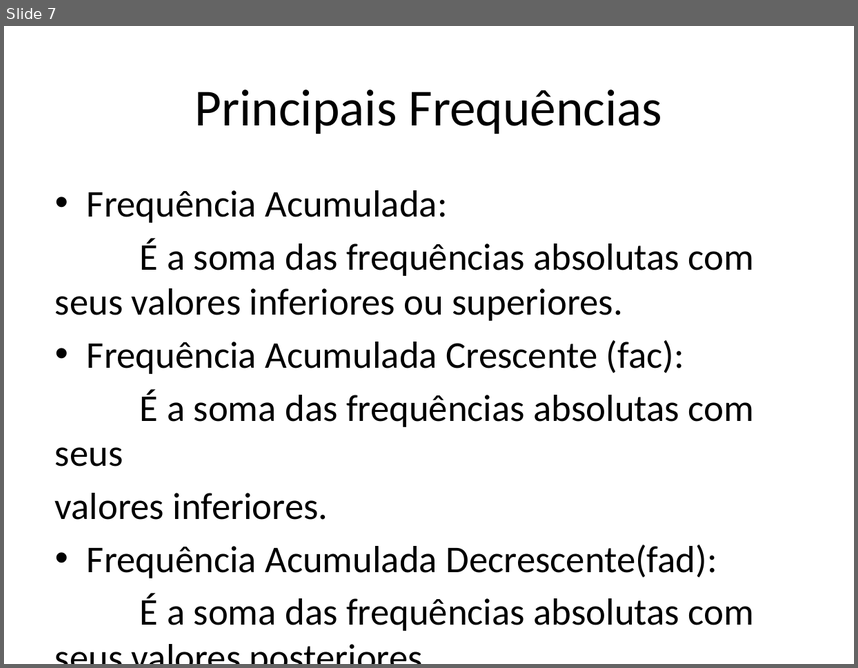
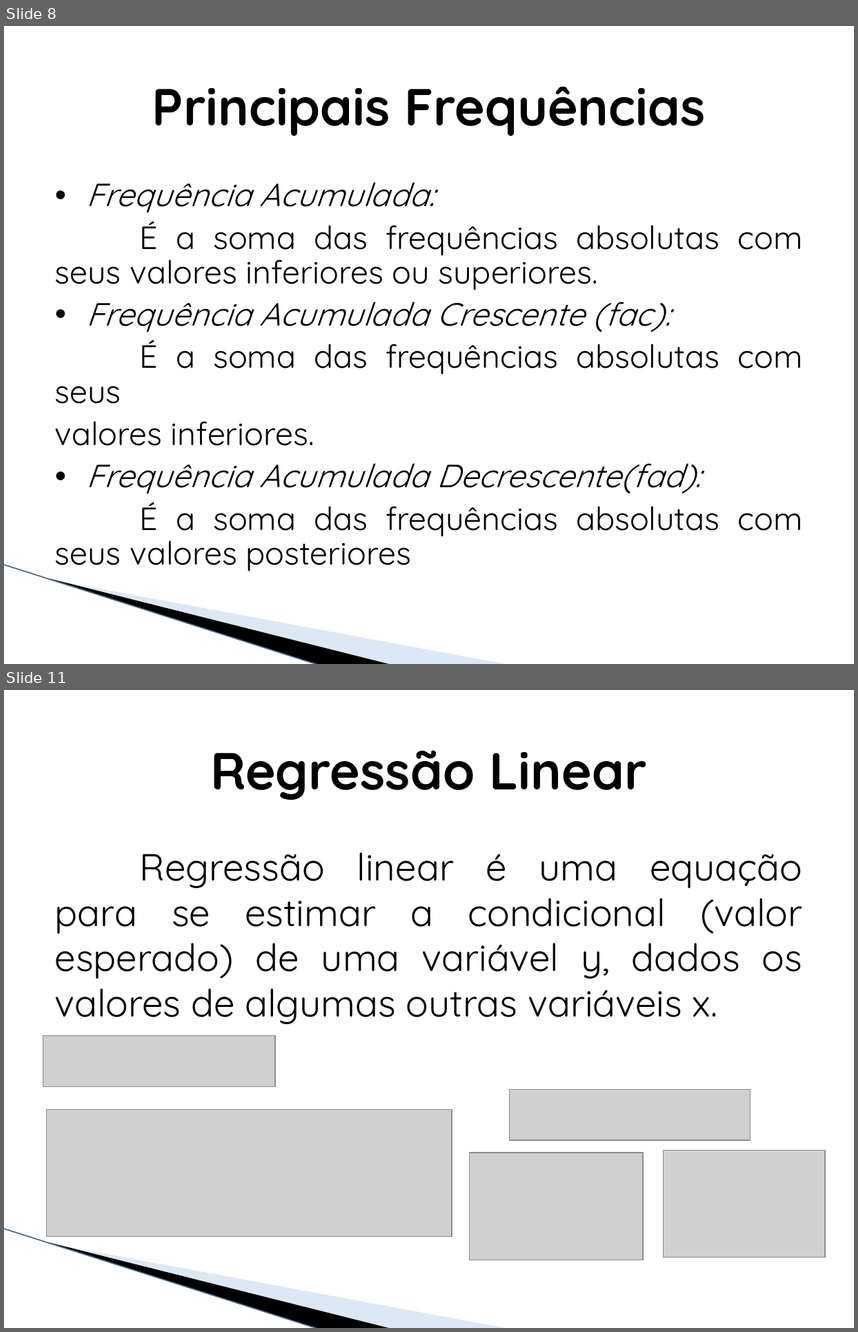
Before and after one commit to j52546/EstatisticaProbabilidade-, a slide deck: Probabilidade e Estatística.pptx. Shown one above the other, each under a label of ours: slide 7 before the commit, slides 8 and 11 after it; the slides between them are not shown. The pictures are 858x668 and 858x1332 pixels, drawn with LibreOffice and Linux fonts; fonts in the diff are those of the drawing; grey boxes stand for pictures; background and template pictures are left out. Boxes give left, top, right and bottom in pixels: in the first picture for what was removed or moved away, otherwise in the second. Text is boxed around its words. In the diff, an @@ line names an element or a change of style, - is before the commit and + after.

```diff
--- a/Probabilidade e Estatística.pptx
+++ b/Probabilidade e Estatística.pptx
@@ slide 11 added at <box>4,690,854,1328</box>, background #FFFFFF; not listed: 3 template elements that a slide beside it also shows @@
@@ text added at <box>210,750,647,800</box>, 44 pt, text #000000, bold @@
+Regressão Linear
@@ text added at <box>55,852,802,1024</box>, 32 pt, text #000000 @@
+Regressão linear é uma equação para se estimar a condicional (valor esperado) de uma variável y, dados os valores de algumas outras variáveis x.
@@ picture added at <box>43,1035,275,1086</box> @@
@@ picture added at <box>509,1089,749,1140</box> @@
@@ picture added at <box>47,1109,452,1236</box> @@
@@ picture added at <box>469,1152,642,1259</box> @@
@@ picture added at <box>664,1150,825,1257</box> @@
@@ what was slide 7 is now slide 8 @@
@@ slide 8 changed as well @@
@@ text "Principais Frequências" at <box>152,87,706,136</box>: font Calibri to Quicksand, bold on @@
@@ text "Frequência Acumulada:" at <box>55,182,802,571</box>: size 32 to 27.2 pt, font Calibri to Quicksand; italic on in "Frequência Acumulada:", "Frequência Acumulada Crescente (fac):", "Frequência Acumulada Decrescente(fad):"; alignment left to justified; line spacing 1 to 0.9 @@
@@ line added from (4, 564) to (319, 664), #A4C1E3 0.95 pt @@
@@ freeform shape added at <box>49,578,392,664</box>, fill #000000 @@
@@ freeform shape added at <box>51,579,510,664</box>, fill #ABC6E6 at 40% opacity @@
```
Also in this commit, not shown: 5 other slides changed, 5 other slides added, 3 slides removed, 3 other files.
